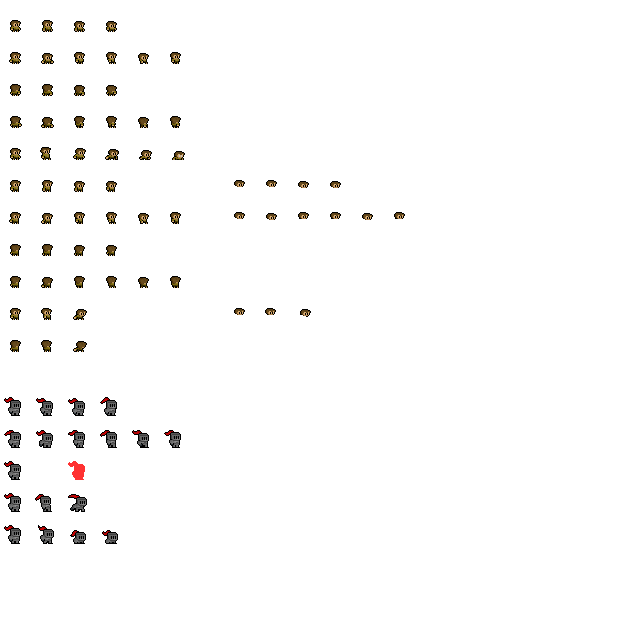
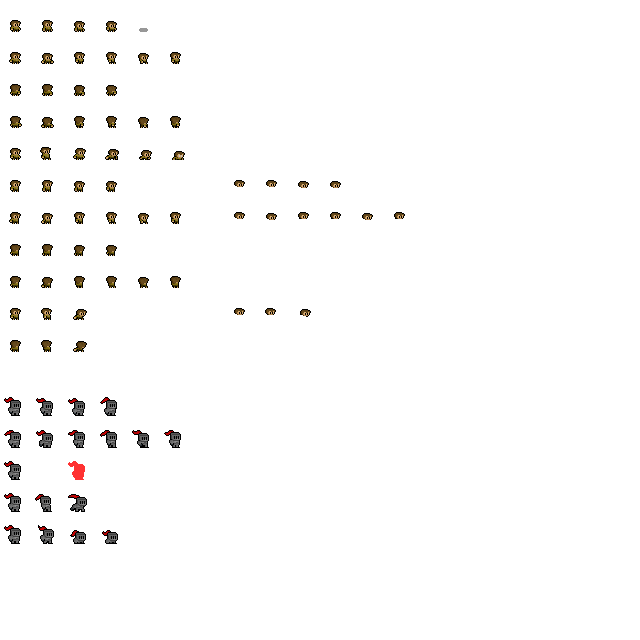
Layers edited between the first and the second w=640, h=640 image:
painted on "Copy of Paint Layer 1" (15th of 78, in "Copy of walk front") over [139, 28, 148, 32]
painted on "Copy of Paint Layer 1" (17th of 78, in "Copy of walk front") over [139, 28, 148, 32]
painted on "Copy of Paint Layer 1" (19th of 78, in "Copy of walk front") over [139, 28, 148, 32]
painted on "Copy of Paint Layer 1" (51st of 78, in "Copy of walk front") over [139, 28, 148, 32]
painted on "Copy of Paint Layer 1" (53rd of 78, in "Copy of walk front") over [139, 28, 148, 32]
painted on "Copy of Paint Layer 1" (55th of 78, in "Copy of walk front") over [139, 28, 148, 32]
painted on "Copy of Paint Layer 1" (68th of 78, in "walk front") over [139, 28, 148, 32]
painted on "Copy of Paint Layer 1" (70th of 78, in "walk front") over [139, 28, 148, 32]
painted on "Copy of Paint Layer 1" (72nd of 78, in "walk front") over [139, 28, 148, 32]
painted on "Paint Layer 2" over [139, 28, 148, 32]